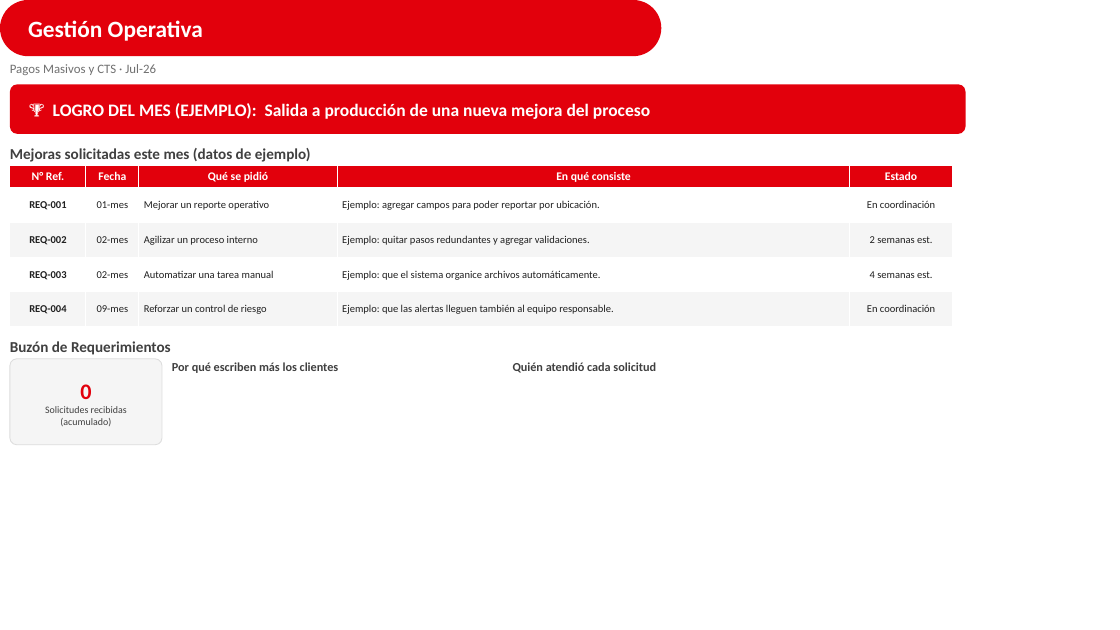
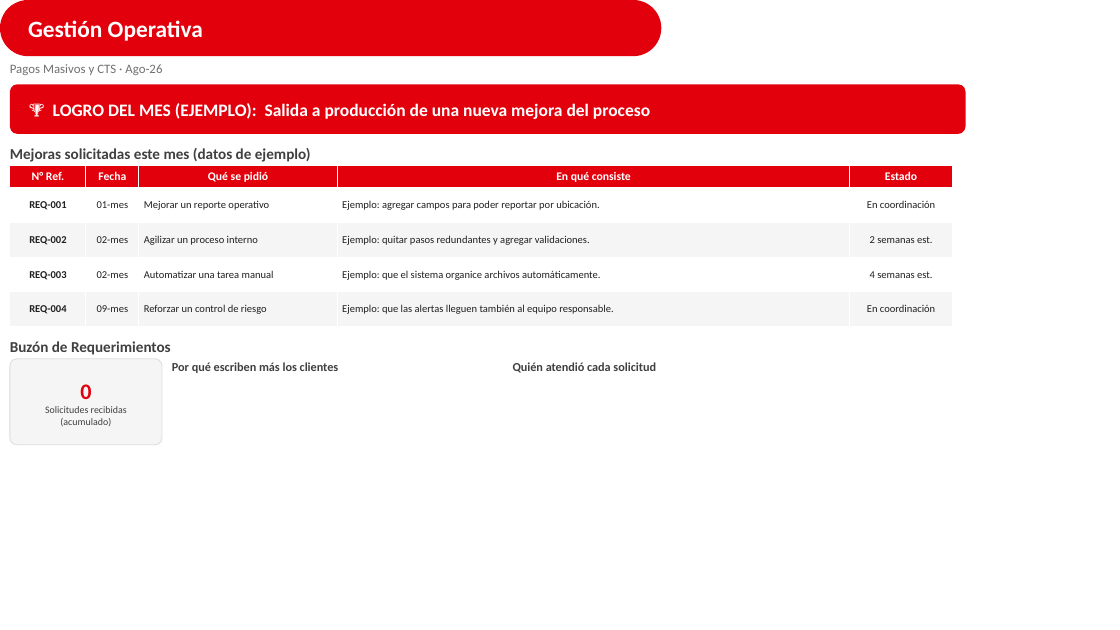
Before and after one commit to jhonhbk20-netizen/kpis-generator, a slide deck: slide 3 of ejemplos/Informe_Demo_KPIs.pptx. Drawn at 1120x630 pixels with LibreOffice and Linux fonts; fonts in the diff are those of the drawing. Boxes give left, top, right and bottom in pixels: in the first picture for what was removed or moved away, otherwise in the second. Text is boxed around its words. In the diff, an @@ line names an element or a change of style, - is before the commit and + after.

```diff
--- a/ejemplos/Informe_Demo_KPIs.pptx
+++ b/ejemplos/Informe_Demo_KPIs.pptx
@@ text at box(10, 64, 162, 75): text changed @@
-Pagos Masivos y CTS · Jul-26
+Pagos Masivos y CTS · Ago-26
```
Also in this commit, not shown: 2 other slides changed, 14 other files.
